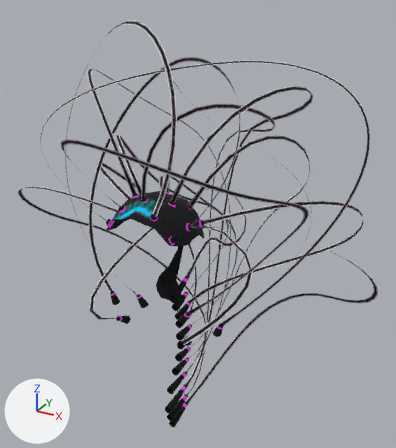
An edit to the glTF model assets/moonminer_collection/hair/moonminer_hairs/M_moonminer_hairs.glb, drawn before and after from the same camera.
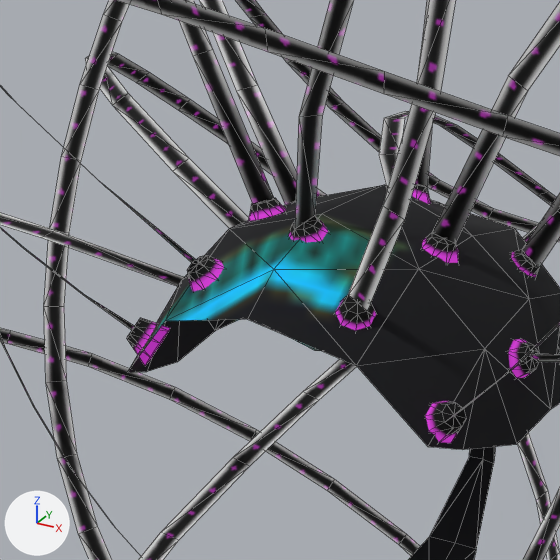
Old and new are each drawn whole from a camera (50 mm lens) standing at (0.795, -1.218, 2.445) and looking at (0.01, 0.208, 1.732) and again close up on the part from 20% to 50% of the width and 34% to 60% of the height. Every picture has the same lights, and +X, +Y and +Z are marked at lower left. The close-ups show mesh edges as thin lines. Where no turn or scale is listed for an object, it has been applied to the vertices. Vertices at the same position are counted once.

The first close-up shows 'M_NeuroHairs'.
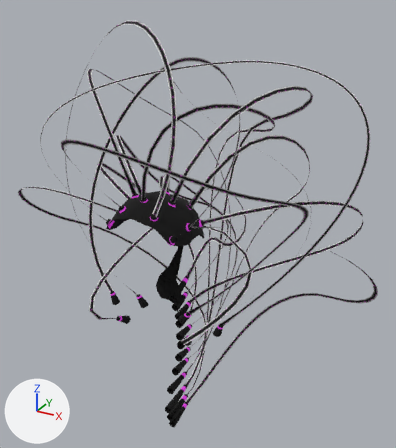
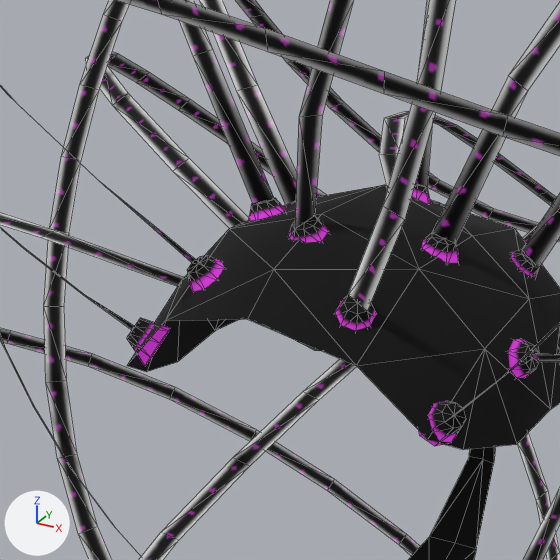
Pixel boxes [x1, y1, x2, y2] of what changed, in the close-ups (560 x 560 px; the box of a moved part takes in the faces that stretch with it):
'M_NeuroHairs', surface changed, reshaped (cyan to black): [0, 0, 560, 560] in both
part 1 of me_cube, moved or reshaped: [357, 304, 484, 450] in both
part 2 of me_cube, moved or reshaped: before [128, 283, 180, 372]; after [127, 283, 180, 372]

The change, as a list of edits to the scene's bpy script:
```text
Change mat_neurohairs_m:
    mat_neurohairs_m.texture: img_neurohairs_color -> img_hairs_texture_v01
Change me_cube:
    used by ob_m_neurohairs; location = (0.0, 0.0, 0.0)
    verts and faces of me_cube; kept vertices keep their numbers, new ones are numbered from 1601
    before: 1578 (-0.103, -0.118, 1.815) at pixel (127, 372)
    remove me_cube.from_pydata(...)  # 1601 vertices, 1914 faces; spans x -0.65..0.596, y -0.335..0.665, z 1.018..2.354
    add me_cube.from_pydata(...)  # 1617 vertices, 1914 faces; spans x -0.65..0.596, y -0.335..0.665, z 1.018..2.354
    me_cube part 1
    10 faces are deleted
    1 vertex moves from x 0.103, y -0.118, z 1.815 to x 0.103, y -0.118, z 1.819
    2 vertices are added at (0.06, -0.109, 1.883), (0.114, -0.098, 1.832)
    10 new faces join them, mat_hair_mat
    me_cube part 2
    add verts[1578] = (-0.103, -0.118, 1.819)  # moved, pixel (126, 365)
```
